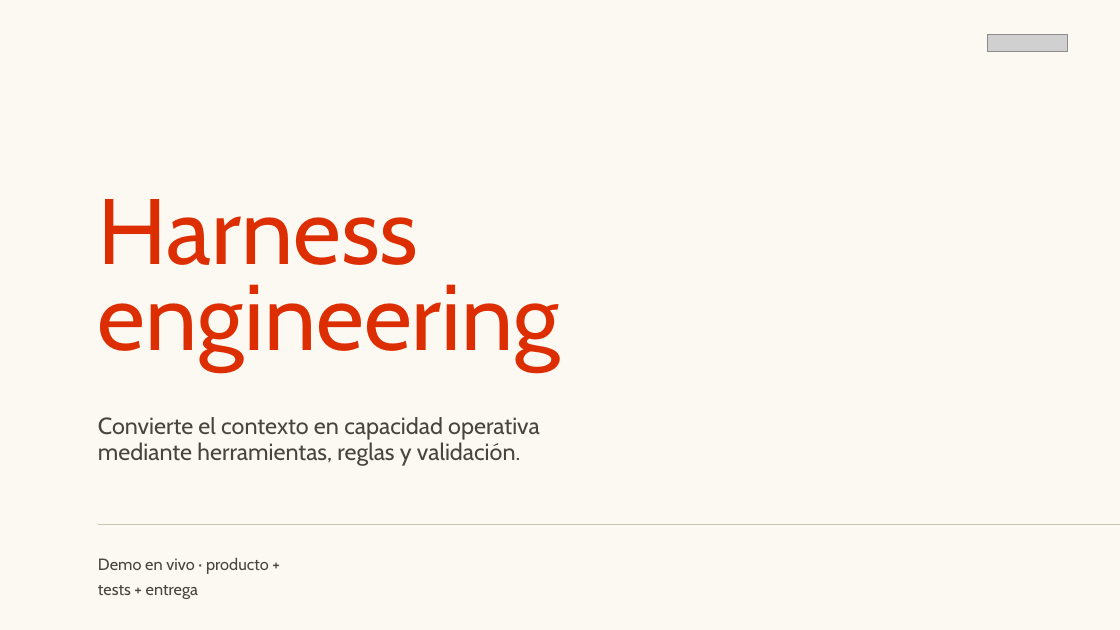
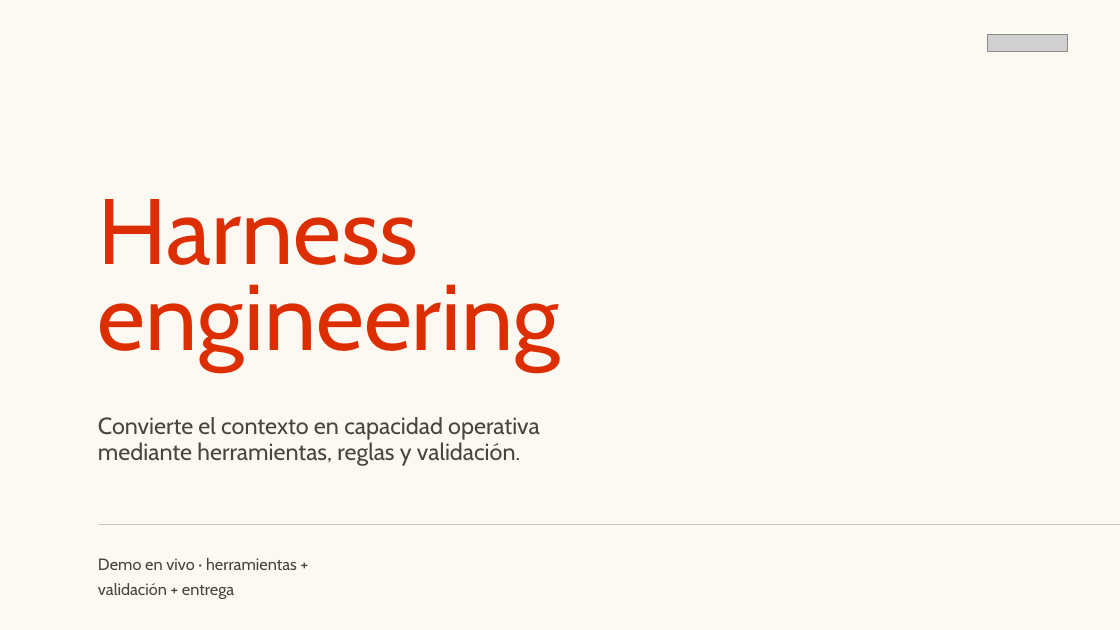
Before and after one commit to eze-etchecoin/beyond-the-prompt-tech-talk, a slide deck: slide 8 of docs/presentation/Arquitecturas_para_agentes_IA_actualizada.pptx. Drawn at 1120x630 pixels with LibreOffice and Linux fonts; fonts in the diff are those of the drawing; grey boxes stand for pictures. Boxes give left, top, right and bottom in pixels: in the first picture for what was removed or moved away, otherwise in the second. Text is boxed around its words. In the diff, an @@ line names an element or a change of style, - is before the commit and + after.

```diff
--- a/docs/presentation/Arquitecturas_para_agentes_IA_actualizada.pptx
+++ b/docs/presentation/Arquitecturas_para_agentes_IA_actualizada.pptx
@@ text at (98, 557, 297, 599): text changed @@
-Demo en vivo · producto + tests + entrega
+Demo en vivo · herramientas + validación + entrega
```
